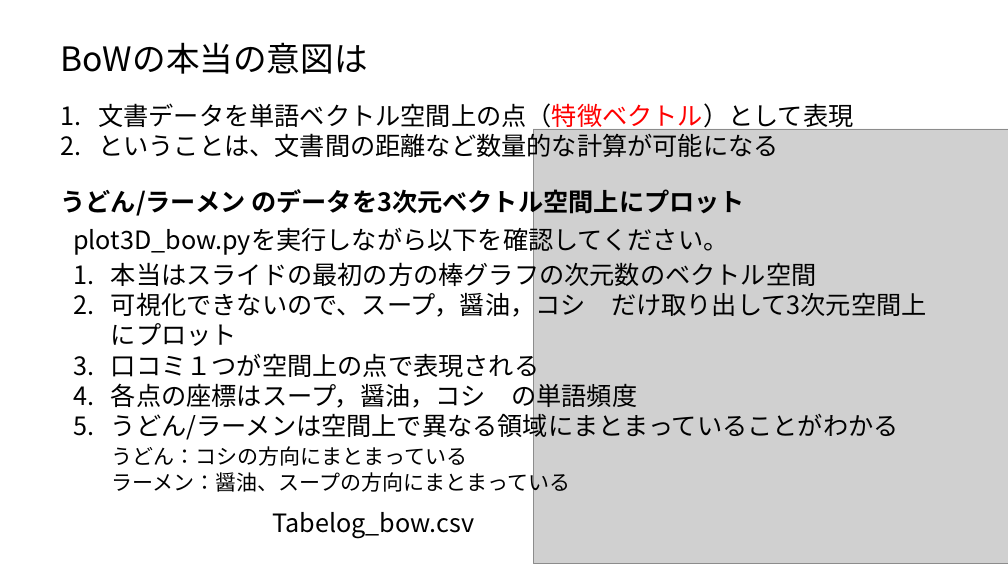
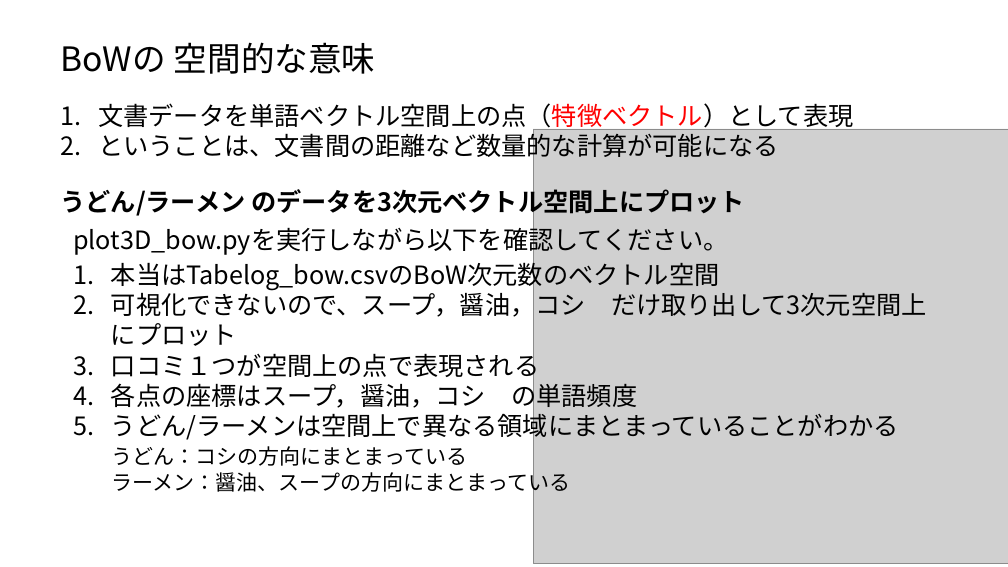
Before and after one commit to ueharaLab/NLP3_BoW, a slide deck: slide 14 of textmining3 BOW.pptx. Drawn at 1008x567 pixels with LibreOffice and Linux fonts; fonts in the diff are those of the drawing; grey boxes stand for pictures. Boxes give left, top, right and bottom in pixels: in the first picture for what was removed or moved away, otherwise in the second. Text is boxed around its words. In the diff, an @@ line names an element or a change of style, - is before the commit and + after.

```diff
--- a/textmining3 BOW.pptx
+++ b/textmining3 BOW.pptx
@@ text at box(60, 42, 376, 74): text changed @@
-BoWの本当の意図は
+BoWの 空間的な意味
@@ text at box(111, 258, 720, 291): text changed @@
-1. 本当はスライドの最初の方の棒グラフの次元数のベクトル空間
+1. 本当はTabelog_bow.csvのBoW次元数のベクトル空間
@@ text removed at box(272, 512, 474, 539) @@
-Tabelog_bow.csv
```
Also in this commit, not shown: 5 other slides changed, 3 other files.
